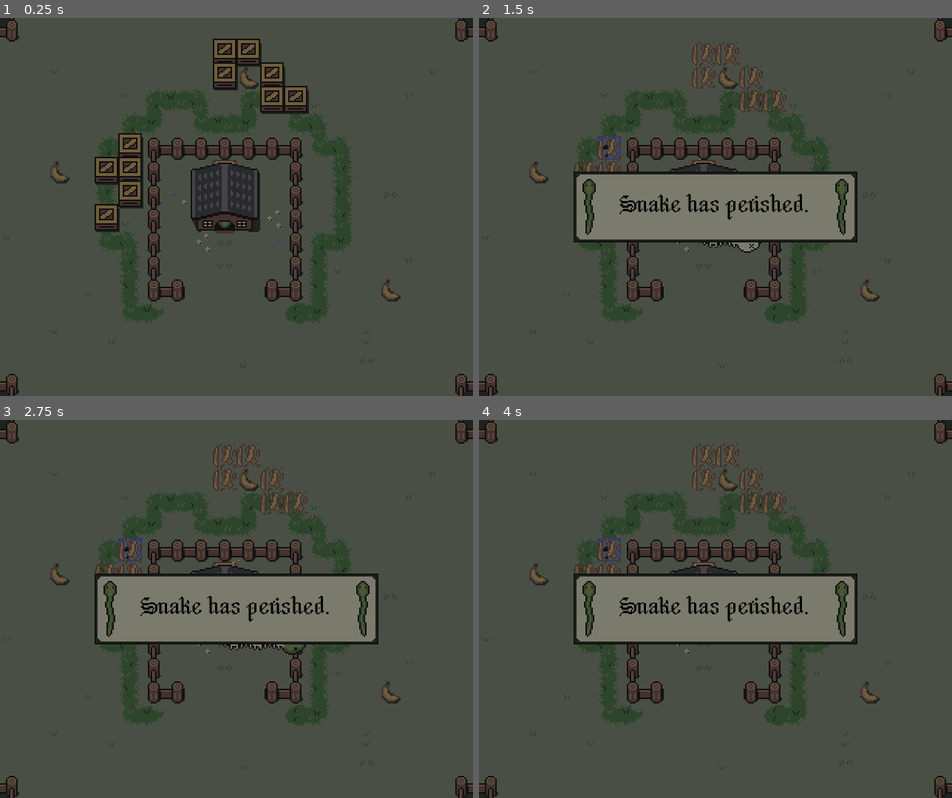
Above: before the commit, frames 1-4 (two rows, left to right).
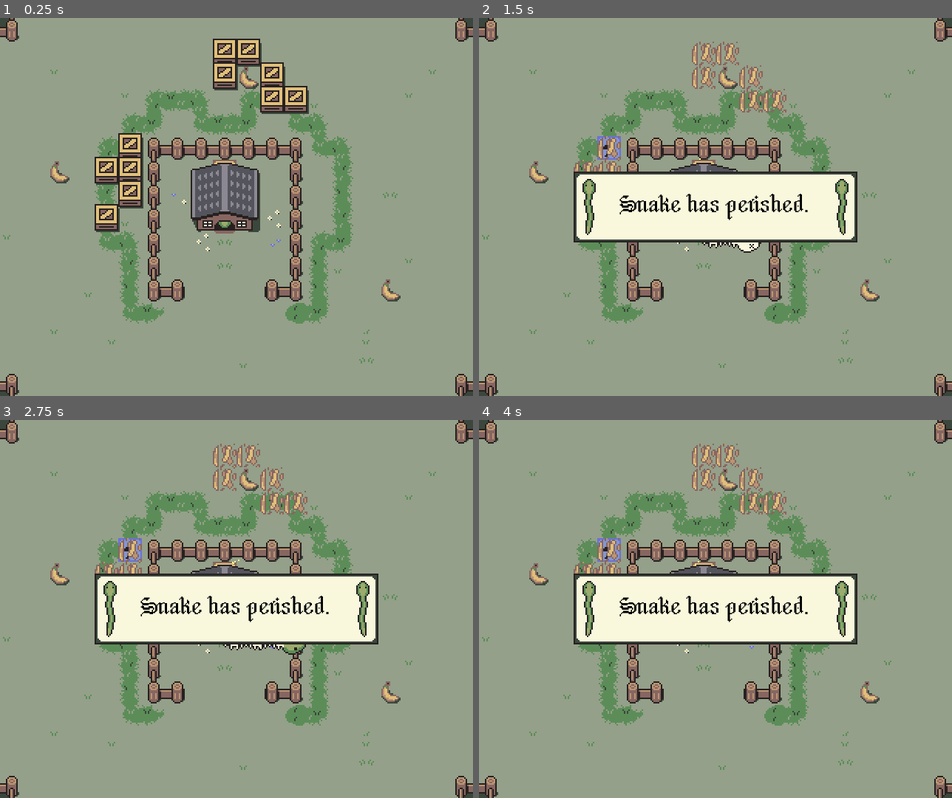
Above: after the commit, the same moments.

Repository: kalgynirae/ld59
Game: Godot game, scene res://scenes/game.tscn
Two runs of this game, one before a commit and one after it. Both use one fixed random seed, a clock stepped at 60 frames per second and the inputs below.
Inputs:
- Up to frame 1 (0.25 s): no input
- Up to frame 2 (1.5 s): hold L (move_right) 0.53-1.28 s; tap B (boxes) at 0.6 s; hold J (move_down) from 1.28 s (still down); tap K (die) at 1.35 s
- Up to frame 3 (2.75 s): tap Enter at 2 s; release J (move_down) at 2.03 s; hold L (move_right) from 2.03 s (still down); tap E (extend) at 2.1 s
- Up to frame 4 (4 s): tap Space at 2.75 s; release L (move_right) at 2.78 s; hold = (speed_up) 2.78-3.53 s; tap R (rain) at 2.85 s; hold H (move_left) from 3.53 s (still down); tap G (switches) at 3.6 s

The runs differ from the first frame. In frame 1, 96% of the frame differs, in the area x 0-100%, y 0-100%; in frame 2, 98%; in frame 3, 98%; in frame 4, 98%.

Commit message:
Fix dark screen

Diff:
--- a/scenes/game.tscn
+++ b/scenes/game.tscn
@@ -101,7 +101,7 @@
 unique_name_in_owner = true
 offset_right = 320.0
 offset_bottom = 256.0
-color = Color(0, 0, 0, 0.5058824)
+color = Color(0, 0, 0, 0)
 
 [node name="MoveTimer" type="Timer" parent="." unique_id=2062584357]
 wait_time = 0.2
